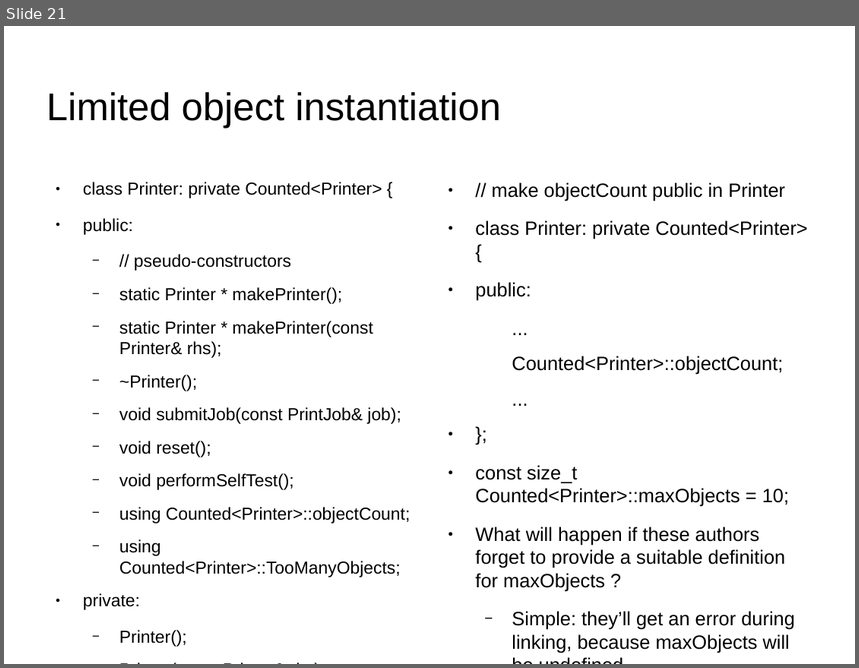
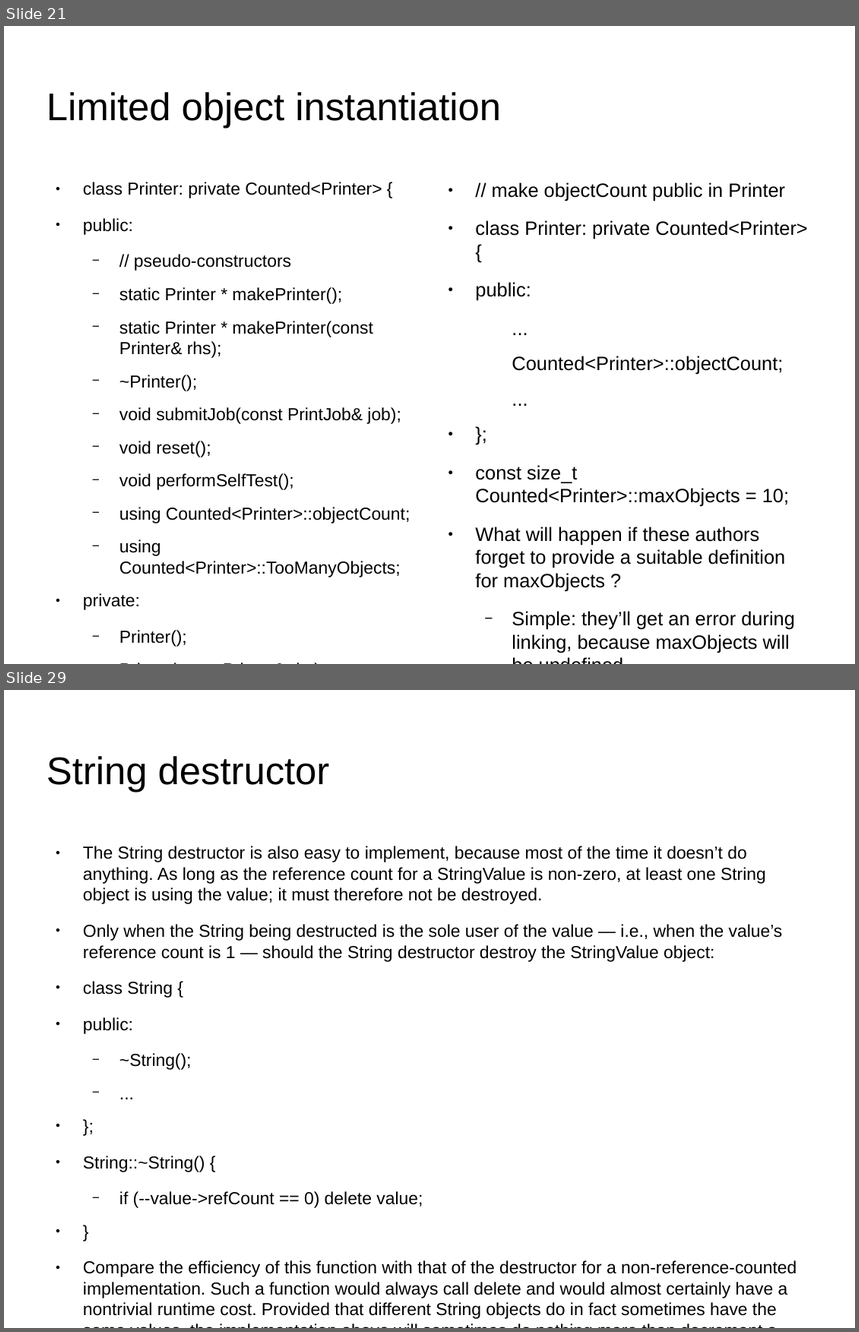
Before and after one commit to kks32/cpp-software-development, a slide deck: Ex19_Lazy_Evaluation_Reference_Counting/Ex19_Lazy_Evaluation_Reference_Counting.odp. Shown one above the other, each under a label of ours: slide 21 before the commit, slides 21 and 29 after it; the slides between them are not shown. The pictures are 859x668 and 859x1332 pixels, drawn with LibreOffice and Linux fonts; fonts in the diff are those of the drawing; background and template pictures are left out. Boxes give left, top, right and bottom in pixels: in the first picture for what was removed or moved away, otherwise in the second. Text is boxed around its words. In the diff, an @@ line names an element or a change of style, - is before the commit and + after.

Commit message:
Ex19: Lazy evaluation and reference counting

```diff
--- a/Ex19_Lazy_Evaluation_Reference_Counting/Ex19_Lazy_Evaluation_Reference_Counting.odp
+++ b/Ex19_Lazy_Evaluation_Reference_Counting/Ex19_Lazy_Evaluation_Reference_Counting.odp
@@ slide 29 added at box(4, 690, 855, 1328), background picture (left out) @@
@@ title added at box(47, 756, 330, 792), 36 pt, text #000000 @@
+String destructor
@@ text added at box(83, 846, 797, 1319), 16.2 pt, text #000000 @@
+● The String destructor is also easy to implement, because most of the time it doesn’t do anything. As long as the reference count for a StringValue is non-zero, at least one String object is using the value; it must therefore not be destroyed.
+● Only when the String being destructed is the sole user of the value — i.e., when the value’s reference count is 1 — should the String destructor destroy the StringValue object:
+● class String {
+● public:
+  − ~String();
+  − ...
+● };
+● String::~String() {
+  − if (--value->refCount == 0) delete value;
+● }
+● Compare the efficiency of this function with that of the destructor for a non-reference-counted implementation. Such a function would always call delete and would almost certainly have a nontrivial runtime cost. Provided that different String objects do in fact sometimes have the same values, the implementation above will sometimes do nothing more than decrement a counter and compare it to zero.
```
Also in this commit, not shown: 1 slide changed, 11 other slides added, 1 other file.
